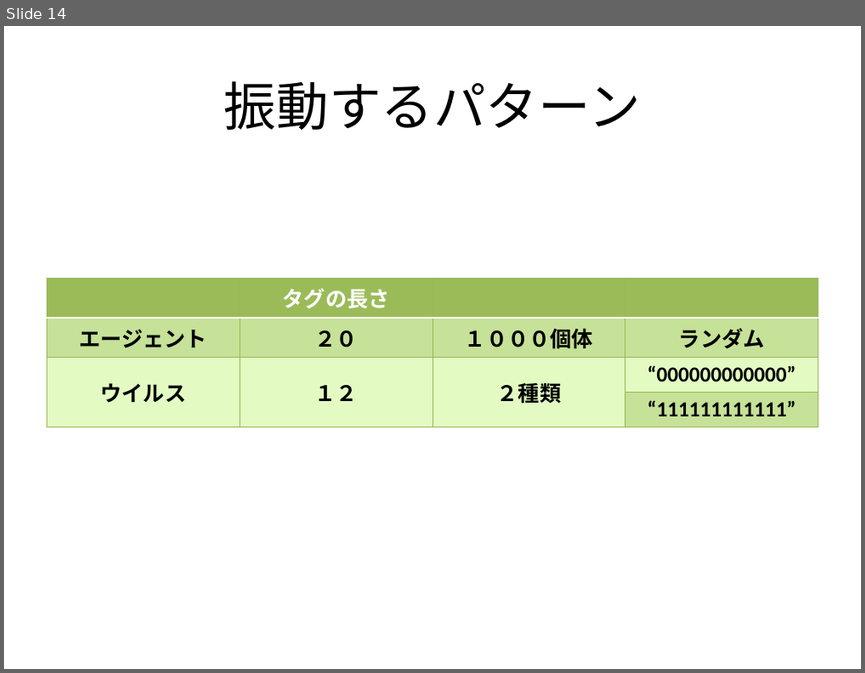
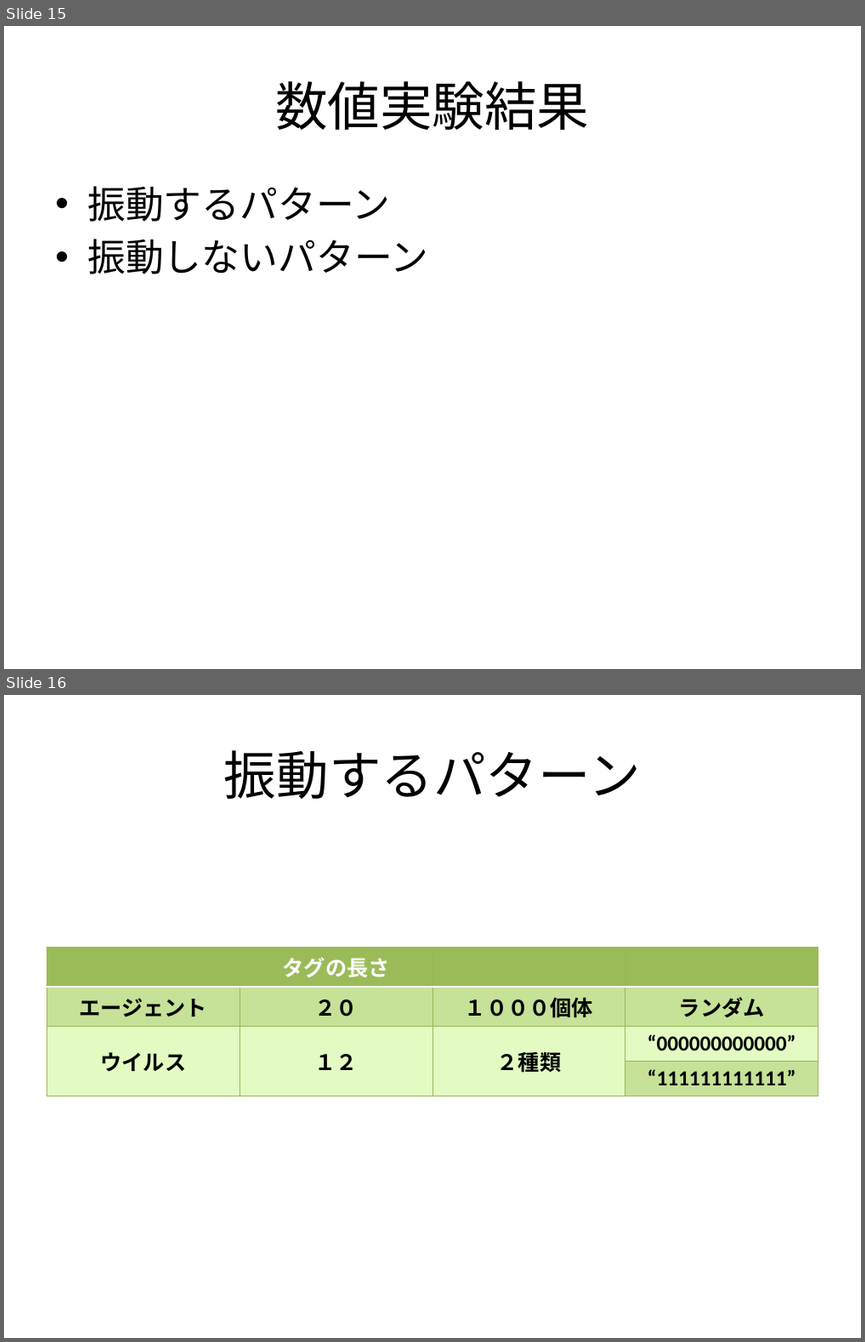
Before and after one commit to nkud/Research-BB, a slide deck: PPT/卒業研究.pptx. Shown one above the other, each under a label of ours: slide 14 before the commit, slides 15 and 16 after it. The pictures are 865x673 and 865x1342 pixels, drawn with LibreOffice and Linux fonts; fonts in the diff are those of the drawing. Boxes give left, top, right and bottom in pixels: in the first picture for what was removed or moved away, otherwise in the second. Text is boxed around its words. In the diff, an @@ line names an element or a change of style, - is before the commit and + after.

```diff
--- a/PPT/卒業研究.pptx
+++ b/PPT/卒業研究.pptx
@@ slide 15 added at bbox=[4, 26, 861, 669], background #FFFFFF @@
@@ title added at bbox=[275, 81, 590, 130], 44 pt, text #000000 @@
+数値実験結果
@@ text added at bbox=[87, 186, 428, 274], 32 pt, text #000000 @@
+• 振動するパターン
+• 振動しないパターン
@@ what was slide 14 is now slide 16 @@
```
Also in this commit, not shown: 6 slides changed, 2 other slides added, 1 slide removed.
